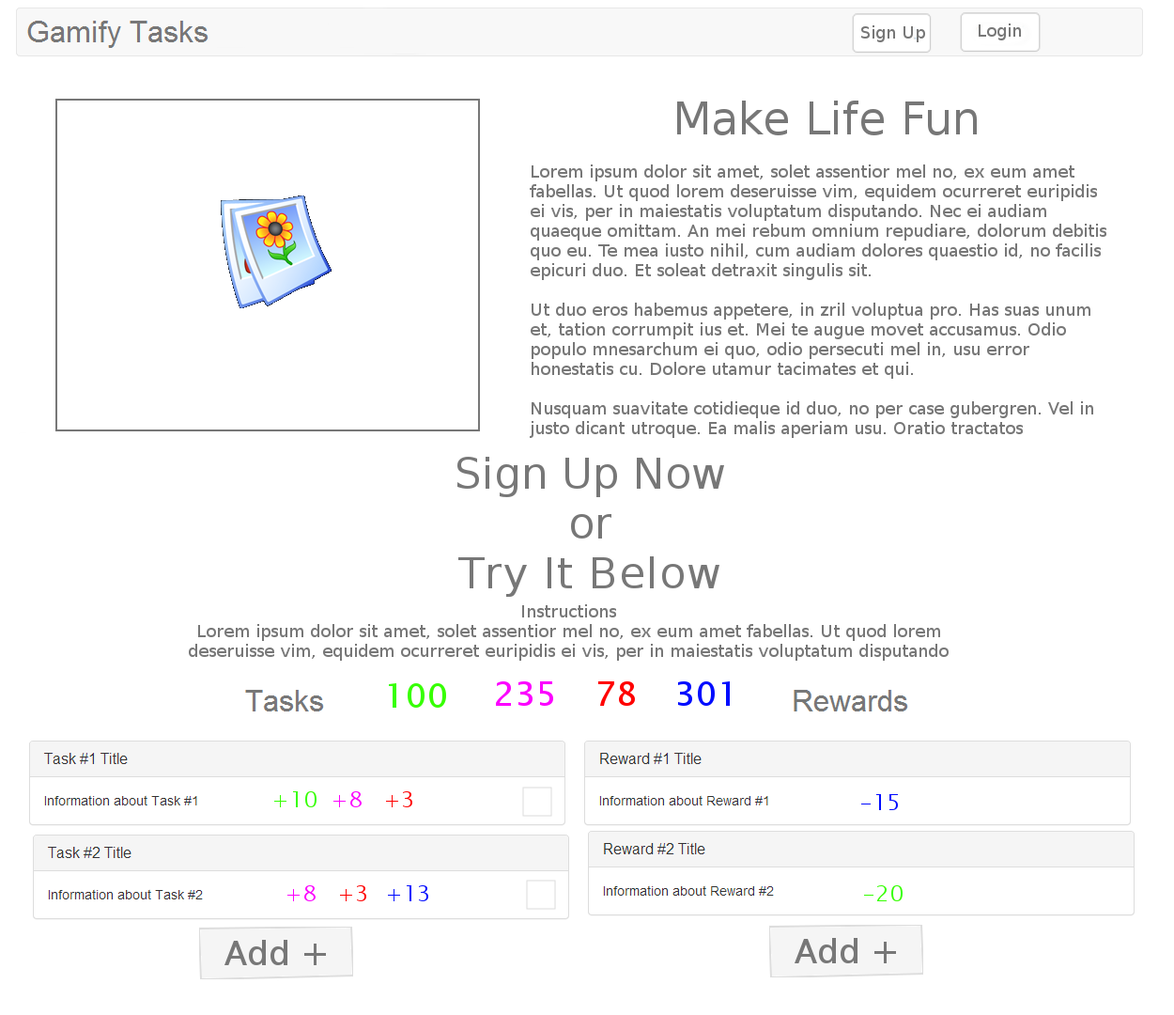
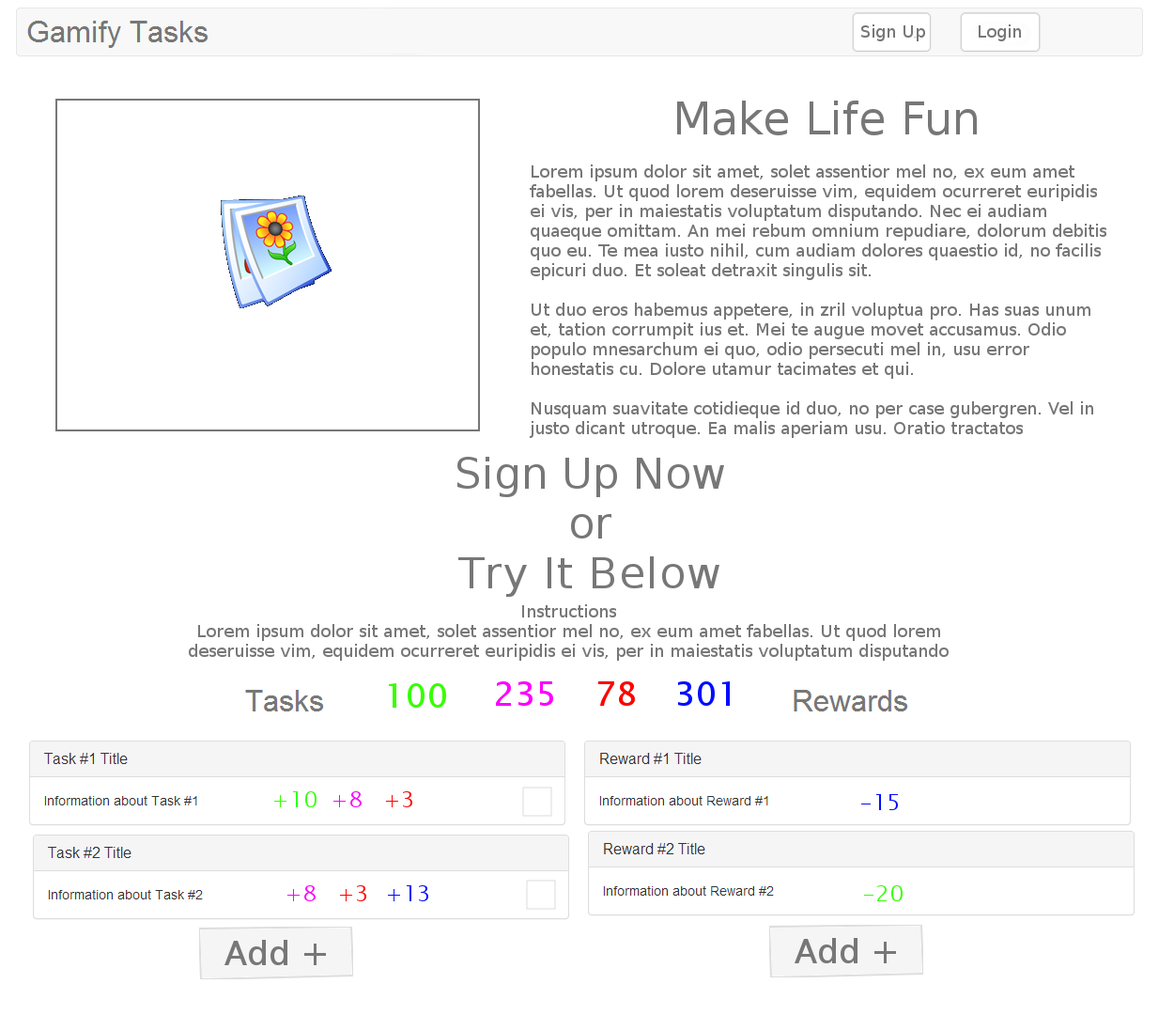
The second 1174×1015 image is a revision of the first. Changes to its layers:
painted on "Sign Up" over [861, 24, 926, 43]
painted on "Login" over [978, 23, 1022, 42]
painted on "Pasted Layer #2" over [852, 12, 932, 54]
